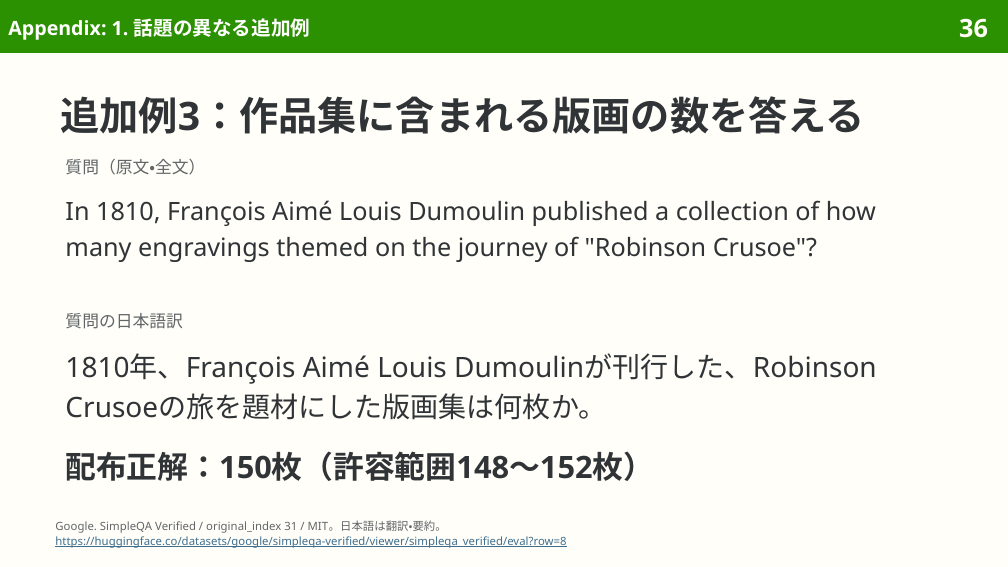
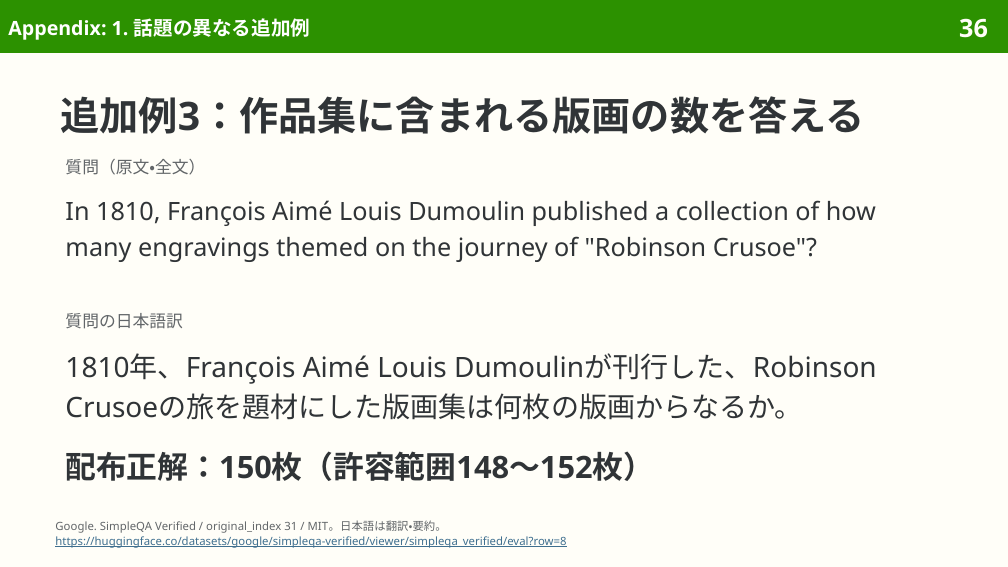
Before and after one commit to sasakiy84/datasets-in-10-minutes, a slide deck: slide 36 of slides/datasets-in-10-minutes-simpleqa-verified.pptx. Drawn at 1008x567 pixels with LibreOffice and Linux fonts; fonts in the diff are those of the drawing. Boxes give left, top, right and bottom in pixels: in the first picture for what was removed or moved away, otherwise in the second. Text is boxed around its words. In the diff, an @@ line names an element or a change of style, - is before the commit and + after.

```diff
--- a/slides/datasets-in-10-minutes-simpleqa-verified.pptx
+++ b/slides/datasets-in-10-minutes-simpleqa-verified.pptx
@@ text at [65, 353, 877, 420]: text changed @@
-1810年、François Aimé Louis Dumoulinが刊行した、Robinson Crusoeの旅を題材にした版画集は何枚か。
+1810年、François Aimé Louis Dumoulinが刊行した、Robinson Crusoeの旅を題材にした版画集は何枚の版画からなるか。
```
Also in this commit, not shown: 13 other slides changed, 7 other files.
